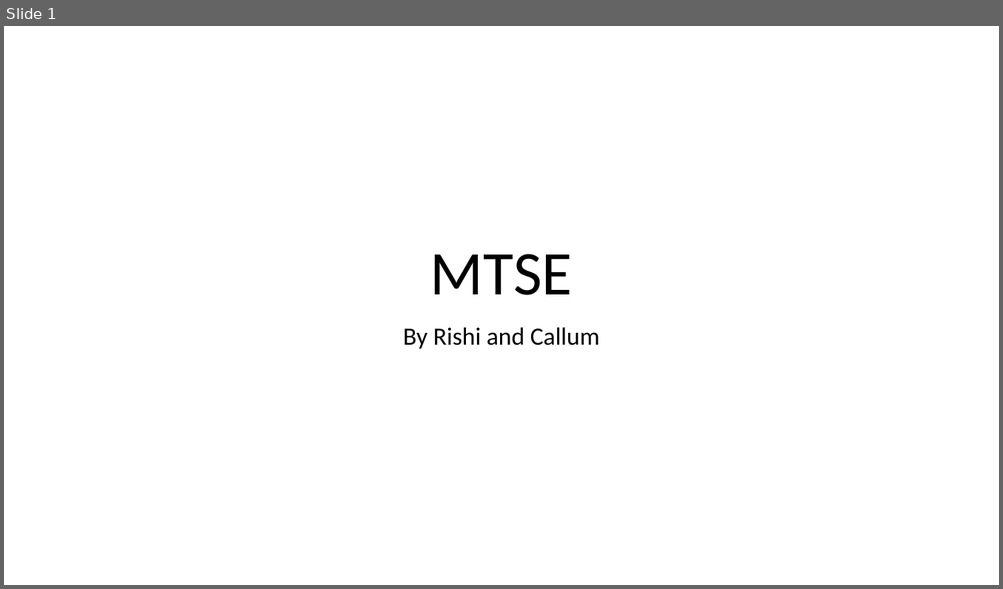
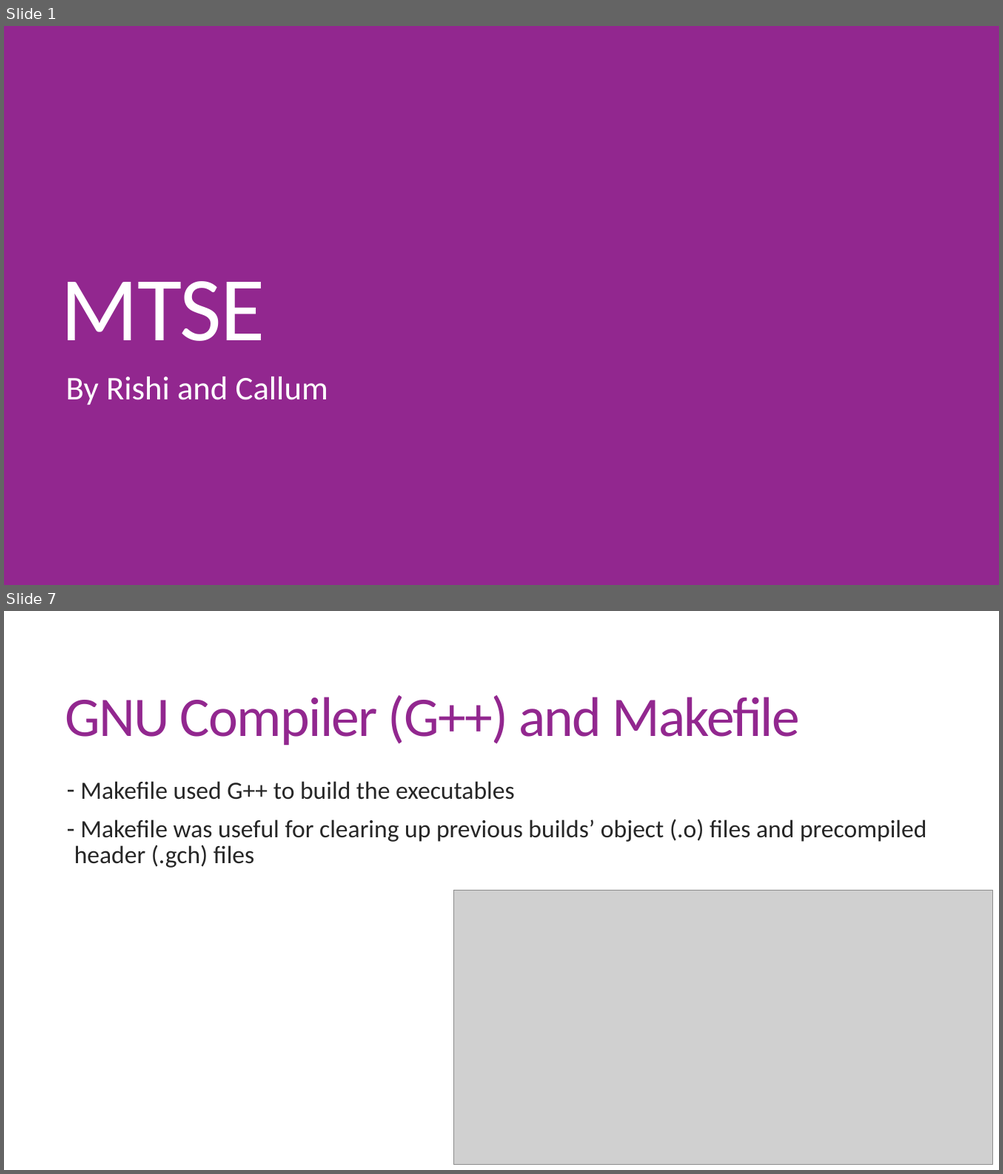
Before and after one commit to RishiChavda/MSTE, a slide deck: MTSE.pptx. Shown one above the other, each under a label of ours: slide 1 before the commit, slides 1 and 7 after it; the slides between them are not shown. The pictures are 1003x589 and 1003x1174 pixels, drawn with LibreOffice and Linux fonts; fonts in the diff are those of the drawing; grey boxes stand for pictures. Boxes give left, top, right and bottom in pixels: in the first picture for what was removed or moved away, otherwise in the second. Text is boxed around its words. In the diff, an @@ line names an element or a change of style, - is before the commit and + after.

```diff
--- a/MTSE.pptx
+++ b/MTSE.pptx
@@ slide 7 added at box(4, 611, 999, 1170), background #FFFFFF @@
@@ title added at box(65, 695, 799, 746), 54 pt, text #92278F @@
+GNU Compiler (G++) and Makefile
@@ text added at box(74, 781, 926, 868), 24 pt, text #262626 @@
+– Makefile used G++ to build the executables
+– Makefile was useful for clearing up previous builds’ object (.o) files and precompiled header (.gch) files
@@ picture added at box(454, 891, 993, 1165) @@
@@ slide 1 changed as well @@
@@ background #FFFFFF to #92278F @@
@@ title "MTSE": place and size @@
-title "MTSE" at box(430, 254, 572, 295)
+title "MTSE" at box(61, 281, 265, 341)
@@ title "MTSE" at box(61, 281, 265, 341): size 60 to 88 pt, text colour #000000 to #FFFFFF, letter spacing 0 to -1.2 pt; alignment centre to left; line spacing 0.9 to 0.8 @@
@@ subtitle "By Rishi and Callum": place and size @@
-subtitle "By Rishi and Callum" at box(403, 327, 600, 349)
+subtitle "By Rishi and Callum" at box(66, 377, 328, 406)
@@ subtitle "By Rishi and Callum" at box(66, 377, 328, 406): size 24 to 32 pt, text colour #000000 to #FFFFFF; alignment centre to left; line spacing 0.9 to 0.85; more space between paragraphs @@
```
Also in this commit, not shown: 9 other slides changed, 6 other slides added, 5 slides removed.
